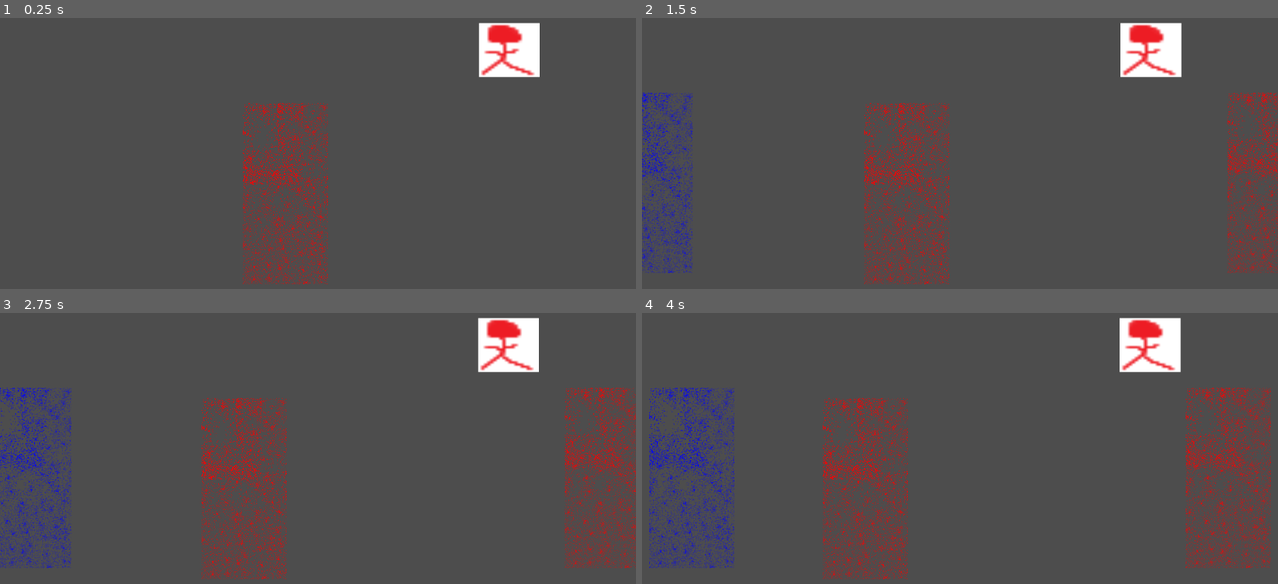
Above: before the commit, frames 1-4 (two rows, left to right).
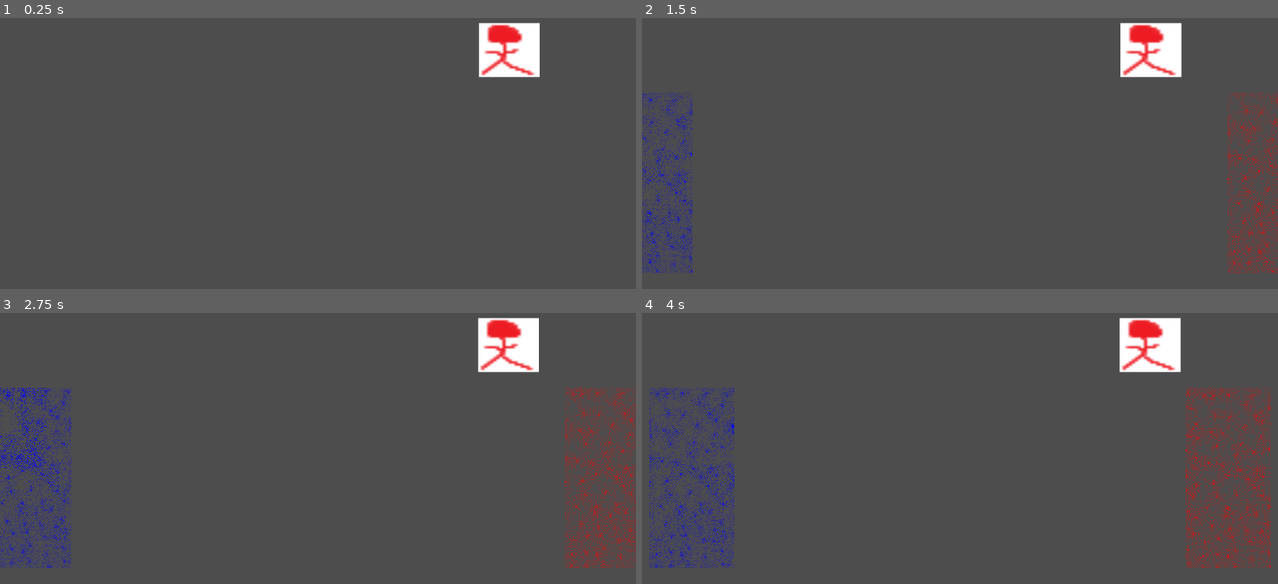
Above: after the commit, the same moments.

Repository: manufacturedba/ludumdare
Game: Godot game, scene res://Battlefield/playmat.tscn
Same seed, same stepped clock (60 frames per second), same inputs: the game is played once before the commit and once after it.
Inputs:
- Up to frame 1 (0.25 s): no input
- Up to frame 2 (1.5 s): no input
- Up to frame 3 (2.75 s): no input
- Up to frame 4 (4 s): no input

The runs differ from the first frame. In frame 1, 2.5% of the frame differs, in the area x 38-52%, y 31-99%; in frame 2, 7.2%; in frame 3, 5.8%; in frame 4, 10%, in the area x 1-99%, y 27-99%.

Commit message:
soldier basic collision working

Diff:
--- a/project/Battlefield/playmat.tscn
+++ b/project/Battlefield/playmat.tscn
@@ -1,10 +1,9 @@
-[gd_scene load_steps=9 format=3 uid="uid://djjy12c52d7gf"]
+[gd_scene load_steps=8 format=3 uid="uid://djjy12c52d7gf"]
 
 [ext_resource type="Script" path="res://Battlefield/enemy.gd" id="1_7pfb4"]
 [ext_resource type="Texture2D" uid="uid://cjhbxffuovr41" path="res://Battlefield/enemystandin.png" id="2_djkuk"]
 [ext_resource type="Script" path="res://Battlefield/player_unit_spawner.gd" id="3_sijm1"]
 [ext_resource type="Script" path="res://Battlefield/enemy_unit_spawner.gd" id="4_jbaix"]
-[ext_resource type="PackedScene" uid="uid://dc0soohaogl1m" path="res://Units/Soldier.tscn" id="5_s6qxf"]
 
 [sub_resource type="RectangleShape2D" id="RectangleShape2D_1e6jx"]
 size = Vector2(189.25, 145.5)
@@ -74,9 +73,6 @@
 one_shot = true
 autostart = true
 
-[node name="Soldier" parent="EnemyUnitSpawner" instance=ExtResource("5_s6qxf")]
-position = Vector2(-1046, 33)
-
 [connection signal="area_entered" from="Enemy" to="Enemy" method="_on_area_entered"]
 [connection signal="area_exited" from="Enemy" to="Enemy" method="_on_area_exited"]
 [connection signal="timeout" from="PlayerUnitSpawner/PlayerUnitSpawnTimer" to="PlayerUnitSpawner" method="_on_player_unit_spawn_timer_timeout"]
--- a/project/Units/Soldier.tscn
+++ b/project/Units/Soldier.tscn
@@ -1,9 +1,10 @@
-[gd_scene load_steps=9 format=3 uid="uid://dc0soohaogl1m"]
+[gd_scene load_steps=10 format=3 uid="uid://dc0soohaogl1m"]
 
 [ext_resource type="Script" path="res://Units/soldier.gd" id="1_74qcv"]
 [ext_resource type="Texture2D" uid="uid://cleapuqwf8xk6" path="res://Assets/Soldiers-Sheet.png" id="2_cq05t"]
 
 [sub_resource type="RectangleShape2D" id="RectangleShape2D_b07hh"]
+size = Vector2(256, 545)
 
 [sub_resource type="AtlasTexture" id="AtlasTexture_2wvlj"]
 atlas = ExtResource("2_cq05t")
@@ -41,18 +42,27 @@
 "speed": 2.0
 }]
 
+[sub_resource type="CanvasTexture" id="CanvasTexture_8vvol"]
+
 [node name="Soldier" type="Area2D"]
 script = ExtResource("1_74qcv")
 
 [node name="SoldierCollision" type="CollisionShape2D" parent="."]
+position = Vector2(2, 0.5)
 shape = SubResource("RectangleShape2D_b07hh")
-
-[node name="SoldierSprite" type="AnimatedSprite2D" parent="."]
-sprite_frames = SubResource("SpriteFrames_wtu0t")
-frame_progress = 0.712755
 
 [node name="SoldierAttackTimer" type="Timer" parent="."]
 one_shot = true
 
+[node name="SoldierSprite" type="AnimatedSprite2D" parent="."]
+sprite_frames = SubResource("SpriteFrames_wtu0t")
+frame_progress = 0.045292
+
+[node name="SoldierSpriteMask" type="Sprite2D" parent="."]
+clip_children = 1
+texture = SubResource("CanvasTexture_8vvol")
+region_enabled = true
+region_rect = Rect2(0, 0, 260, 550)
+
 [connection signal="area_entered" from="." to="." method="_on_area_entered"]
 [connection signal="area_exited" from="." to="." method="_on_area_exited"]
--- a/project/Units/soldier.gd
+++ b/project/Units/soldier.gd
@@ -1,6 +1,8 @@
 extends Area2D;
 
 @onready var sprite = $SoldierSprite;
+@onready var spriteMask = $SoldierSpriteMask;
+@onready var collision = $SoldierCollision;
 @onready var timer = $SoldierAttackTimer;
 
 const DEFAULT_SPEED := Vector2(50,0);
@@ -30,10 +32,13 @@
 		normalSpeed = -1*DEFAULT_SPEED;
 		add_to_group("CpuGroup");
 	currentSpeed = normalSpeed;
+	$SoldierSprite.frame = randi_range(0,3);
+	$SoldierSprite.play();
+	set_clip_children_mode(CanvasItem.CLIP_CHILDREN_ONLY);
 
 # Called every frame. 'delta' is the elapsed time since the previous frame.
 func _process(delta: float) -> void:
-	if (timer.is_stopped()):
+	if (timer.is_stopped() && engagedHostiles.size() > 0):
 		attack();
 		timer.start(ATTACK_SPEED);
 
@@ -47,6 +52,13 @@
 	if (life <= 0):
 		queue_free();
 
+func __updateWidth() -> void:
+	var editedRegionRect = sprite.region_rect();
+	editedRegionRect.width = editedRegionRect.width * life / MAX_LIFE;
+	spriteMask.set_region_rect(editedRegionRect);
+
+
+
 func _physics_process(delta: float) -> void:
 	position += currentSpeed * delta
 
@@ -55,6 +67,7 @@
 		return;
 
 	engagedHostiles.append(area);
+	currentSpeed = Vector2(0, 0);
 
 func __checkHostile(area: Area2D) -> bool:
 	var iAmPlayer = is_in_group("PlayerGroup");
